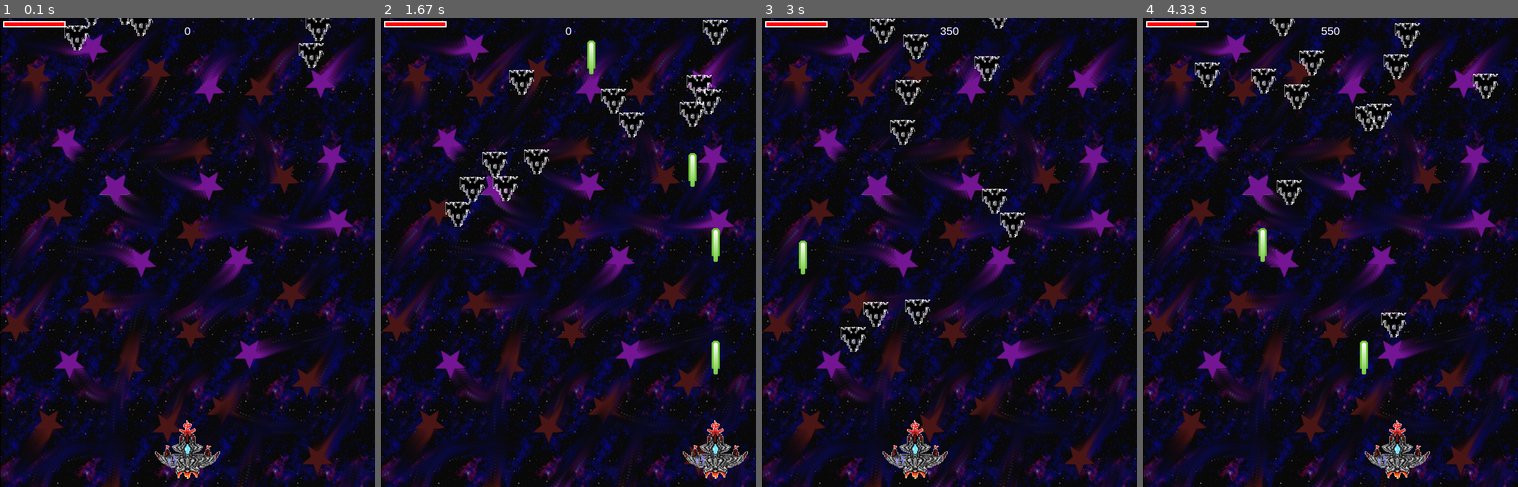
Above: before the commit, frames 1-4 (left to right).
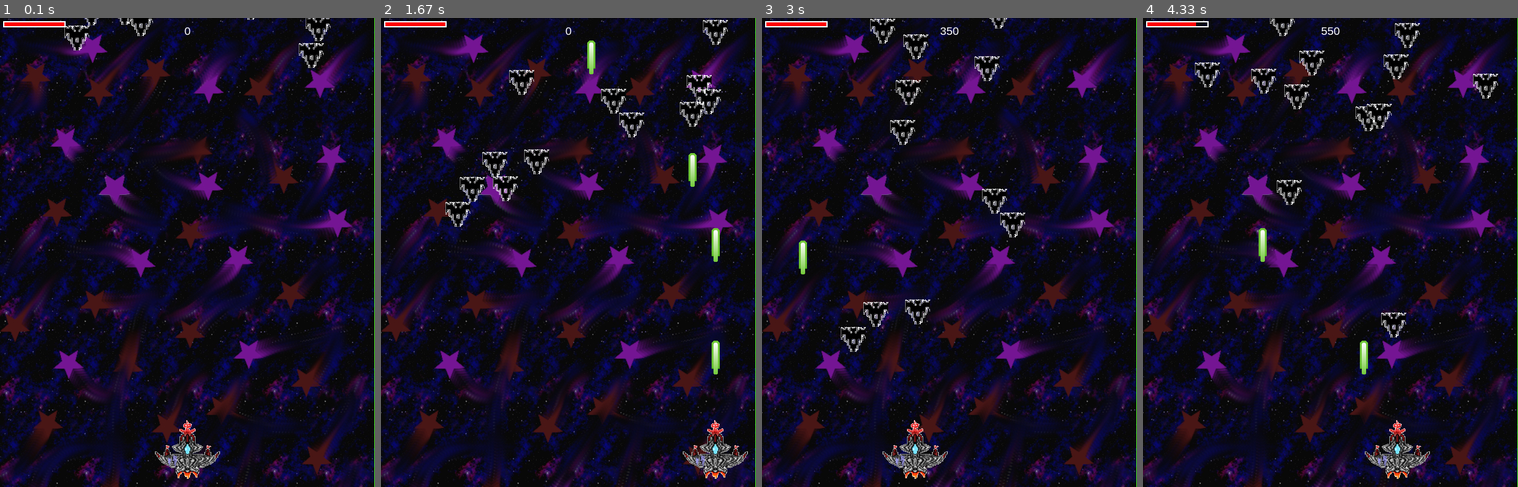
Above: after the commit, the same moments.

Repository: Exllent/Pygame
Game: pygame game, started from game.py
Same seed, same stepped clock (60 frames per second), same inputs: the game is played once before the commit and once after it.
Inputs:
- Up to frame 1 (0.1 s): no input
- Up to frame 2 (1.67 s): tap Space at 0.33, 0.73, 1.03, 1.23, 1.53 s; hold Right 0.67-1.13 s; hold Right 1.17-1.63 s
- Up to frame 3 (3 s): hold Left 1.67-2.2 s; tap Space at 1.73, 2.03, 2.3, 2.6, 2.73 s; hold Left 2.23-2.63 s; hold Right from 2.67 s (still down)
- Up to frame 4 (4.33 s): tap Space at 3.03, 3.4, 3.7, 3.9, 4.2 s; release Right at 3.3 s; hold Left 3.33-3.8 s; hold Right 3.83-4.3 s

The runs differ from the first frame. In frame 1, 2.8% of the frame differs, in the area x 0-100%, y 0-100%; in frame 2, 2.7%; in frame 3, 2.8%; in frame 4, 2.8%.

Commit message:
before upgrade

Diff:
--- a/bullet.py
+++ b/bullet.py
@@ -1,3 +1,19 @@
 import pygame
-from game import bullet_img
-from game import BLACK
+from images import Images
+from params import BLACK
+
+
+class Bullet(pygame.sprite.Sprite, Images):
+    def __init__(self, x, y):
+        pygame.sprite.Sprite.__init__(self)
+        self.image = self.bullet_img
+        self.image.set_colorkey(BLACK)
+        self.rect = self.image.get_rect()
+        self.rect.bottom = y
+        self.rect.centerx = x
+        self.speedy = -10
+
+    def update(self):
+        self.rect.y += self.speedy
+        if self.rect.bottom < 0:
+            self.kill()
--- a/enemies.py
+++ b/enemies.py
@@ -1,12 +1,15 @@
 import pygame
 import random
+from params import HEIGHT
+from images import Images
+from sprites import Sprites
 
 
-class Enemies(pygame.sprite.Sprite):
-    def __init__(self, HEIGHT, enemies_img):
+class Enemies(pygame.sprite.Sprite, Images):
+    def __init__(self):
         pygame.sprite.Sprite.__init__(self)
         self.HEIGHT = HEIGHT
-        self.image = enemies_img
+        self.image = self.enemies_img
         self.image = pygame.transform.rotate(self.image, 180)
         self.image.set_colorkey((255, 255, 255))
         self.rect = self.image.get_rect(center=(random.randint(50, 550), 0))
@@ -15,6 +18,22 @@
 
     def update(self):
         self.rect.y += self.speed_y
-        if self.rect.top > self.HEIGHT:
+        if self.rect.top > HEIGHT:
             self.rect.x = random.randrange(50, 550)
             self.rect.y = random.randrange(1, 4)
+
+    @staticmethod
+    def spawnmobs():
+        e = Enemies()
+        Sprites.all_sprites.add(e)
+        Sprites.enemies.add(e)
+
+# def newenemies():
+
+
+
+x = [Enemies.spawnmobs() for i in range(12)]
+
+#
+# for i in range(12):
+#     newenemies()
--- a/game.py
+++ b/game.py
@@ -1,122 +1,44 @@
+from images import Images
+from sounds import *
 import pygame
-from os import path
-from player import Player
+from params import *
+from points import draw_text
+from health import draw_health_bar
+from sprites import Sprites
 from enemies import Enemies
 
 # Frozen Jam от tgfcoder <https://twitter.com/tgfcoder>
 # под лицензией CC-BY-3 <http://creativecommons.org/licenses/by/3.0/>
-img_dir = path.join(path.dirname(__file__), "images")
-snd_dir = path.join(path.dirname(__file__), "sounds")
-WIDTH = 600
-HEIGHT = 750
-FPS = 60
-# set color
-WHITE = (255, 255, 255)
-BLACK = (0, 0, 0)
-RED = (255, 0, 0)
-GREEN = (0, 255, 0)
-BLUE = (0, 0, 255)
-YELLOW = (255, 255, 0)
 
-flags = pygame.SHOWN
-pygame.init()
-pygame.mixer.init()
-screen = pygame.display.set_mode((WIDTH, HEIGHT), flags=flags)
-pygame.display.set_caption("Space adventures")
-pygame.display.set_icon(pygame.image.load(path.join(img_dir, "joy.png")))
 clock = pygame.time.Clock()
 pygame.time.set_timer(pygame.USEREVENT, 1)
 
-font_name = pygame.font.match_font("arial")
-
-
-def draw_text(surf, text, size, x, y):
-    font = pygame.font.Font(font_name, size)
-    text_surface = font.render(text, True, WHITE)
-    text_rect = text_surface.get_rect()
-    text_rect.midtop = (x, y)
-    surf.blit(text_surface, text_rect)
-
-
-def newenemies():
-    e = Enemies(HEIGHT, enemies_img)
-    all_sprites.add(e)
-    enemies.add(e)
-
-
-def draw_shield_bar(surf, x, y, pct):
-    if pct < 0:
-        pct = 0
-    bar_length = 100
-    bar_height = 10
-    fill = (pct / 100) * bar_length
-    outline_rect = pygame.Rect(x, y, bar_length, bar_height)
-    fill_rect = pygame.Rect(x, y, fill, bar_height)
-    pygame.draw.rect(surf, RED, fill_rect)
-    pygame.draw.rect(surf, WHITE, outline_rect, 2)
-
-
-class Bullet(pygame.sprite.Sprite):
-    def __init__(self, x, y):
-        pygame.sprite.Sprite.__init__(self)
-        self.image = bullet_img
-        self.image.set_colorkey(BLACK)
-        self.rect = self.image.get_rect()
-        self.rect.bottom = y
-        self.rect.centerx = x
-        self.speedy = -10
-
-    def update(self):
-        self.rect.y += self.speedy
-        if self.rect.bottom < 0:
-            self.kill()
-
-
-background = pygame.image.load(path.join(img_dir, "back2.jpg")).convert_alpha()
-background_rect = background.get_rect()
-background_rect.x = 1
-player_img = pygame.image.load(path.join(img_dir, "spa2.png")).convert()
-enemies_img = pygame.image.load(path.join(img_dir, "enemy.jpg")).convert()
-bullet_img = pygame.image.load(path.join(img_dir, "laserGreen10.png")).convert()
-shoot_sound = pygame.mixer.Sound(path.join(snd_dir, "pew.wav"))
-expl_sound = pygame.mixer.Sound(path.join(snd_dir, "expl6.wav"))
-pygame.mixer.music.load(path.join(snd_dir, "tgfcoder-FrozenJam-SeamlessLoop.ogg"))
-pygame.mixer.music.play(loops=-1)
-all_sprites = pygame.sprite.Group()
-enemies = pygame.sprite.Group()
-bullets = pygame.sprite.Group()
-player = Player(BLACK, WIDTH, HEIGHT, player_img, all_sprites, shoot_sound, bullets, Bullet)
-all_sprites.add(player)
-for i in range(12):
-    newenemies()
-
 score = 0
-
 checkpoint = True
 while checkpoint:
     clock.tick(FPS)
     for event in pygame.event.get():
         if event.type == pygame.QUIT:
             checkpoint = False
-    all_sprites.update()
+    Sprites.all_sprites.update()
 
-    hits = pygame.sprite.groupcollide(enemies, bullets, True, True)
+    hits = pygame.sprite.groupcollide(Sprites.enemies, Sprites.bullets, True, True)
     for hit in hits:
         expl_sound.play().set_volume(0.2)
         score += 50
-        newenemies()
+        Enemies.spawnmobs()
 
-    hits = pygame.sprite.spritecollide(player, enemies, True, pygame.sprite.collide_circle)
+    hits = pygame.sprite.spritecollide(Sprites.player, Sprites.enemies, True, pygame.sprite.collide_circle)
     for hit in hits:
-        player.shield -= 10
-        newenemies()
-        if player.shield <= 0:
+        Sprites.player.shield -= 10
+        Enemies.spawnmobs()
+        if Sprites.player.shield <= 0:
             checkpoint = False
 
-    screen.blit(background, background_rect)
-    all_sprites.draw(screen)
-    draw_text(screen, str(score), 18, WIDTH // 2, 10)
-    draw_shield_bar(screen, 5, 5, player.shield)
+    Images.screen.blit(Images.background, Images.background_rect)
+    Sprites.all_sprites.draw(Images.screen)
+    draw_text(Images.screen, str(score), 18, WIDTH // 2, 10)
+    draw_health_bar(Images.screen, 5, 5, Sprites.player.shield)
     pygame.display.update()
 
 pygame.quit()
--- /dev/null
+++ b/health.py
@@ -0,0 +1,14 @@
+import pygame
+from params import RED, WHITE
+
+
+def draw_health_bar(surf, x, y, pct):
+    if pct < 0:
+        pct = 0
+    bar_length = 100
+    bar_height = 10
+    fill = (pct / 100) * bar_length
+    outline_rect = pygame.Rect(x, y, bar_length, bar_height)
+    fill_rect = pygame.Rect(x, y, fill, bar_height)
+    pygame.draw.rect(surf, RED, fill_rect)
+    pygame.draw.rect(surf, WHITE, outline_rect, 2)
--- /dev/null
+++ b/images.py
@@ -0,0 +1,18 @@
+import pygame
+from os import path
+
+WIDTH = 600
+HEIGHT = 750
+
+
+class Images:
+    pygame.init()
+    screen = pygame.display.set_mode((WIDTH, HEIGHT))
+    img_dir = path.join(path.dirname(__file__), "images")
+    background = pygame.image.load(path.join(img_dir, "back2.jpg")).convert_alpha()
+    background_rect = background.get_rect()
+    enemies_img = pygame.image.load(path.join(img_dir, "enemy.jpg")).convert()
+    bullet_img = pygame.image.load(path.join(img_dir, "laserGreen10.png")).convert()
+    pygame.display.set_caption("Space adventures")
+    pygame.display.set_icon(pygame.image.load(path.join(img_dir, "joy.png")))
+    player_img = pygame.image.load(path.join(img_dir, "spa2.png")).convert()
--- /dev/null
+++ b/params.py
@@ -0,0 +1,14 @@
+class Param:
+    pass
+
+
+WIDTH = 600
+HEIGHT = 750
+FPS = 60
+
+WHITE = (255, 255, 255)
+BLACK = (0, 0, 0)
+RED = (255, 0, 0)
+GREEN = (0, 255, 0)
+BLUE = (0, 0, 255)
+YELLOW = (255, 255, 0)
--- a/player.py
+++ b/player.py
@@ -1,17 +1,19 @@
 import pygame
+from params import *
+from images import Images
+from bullet import Bullet
+from sounds import shoot_sound
 
 
-class Player(pygame.sprite.Sprite):
-    def __init__(self, BLACK, WIDTH, HEIGHT, player_img, all_sprites, shoot_sound, bullets, Bullet):
+class Player(pygame.sprite.Sprite, Images):
+    def __init__(self, all_sprites, bullets):
         pygame.sprite.Sprite.__init__(self)
         self.all_sprites = all_sprites
         self.shoot_sound = shoot_sound
         self.bullets = bullets
-        self.WIDTH = WIDTH
-        self.Bullet = Bullet
         self.speed_x = None
         self.shield = 100
-        self.image = player_img
+        self.image = self.player_img
         self.image.set_colorkey(BLACK)
         self.rect = self.image.get_rect()
         self.radius = 40
@@ -34,8 +36,8 @@
         if key[pygame.K_SPACE]:
             self.shoots()
         self.rect.x += self.speed_x
-        if self.rect.right > self.WIDTH:
-            self.rect.right = self.WIDTH
+        if self.rect.right > WIDTH:
+            self.rect.right = WIDTH
         if self.rect.left < 0:
             self.rect.left = 0
 
@@ -43,7 +45,7 @@
         now = pygame.time.get_ticks()
         if now - self.last_shoot > self.shoot_delay:
             self.last_shoot = now
-            bullet = self.Bullet(self.rect.centerx, self.rect.top)
+            bullet = Bullet(self.rect.centerx, self.rect.top)
             self.all_sprites.add(bullet)
             self.bullets.add(bullet)
             self.shoot_sound.play().set_volume(0.15)
--- /dev/null
+++ b/points.py
@@ -0,0 +1,11 @@
+import pygame
+from params import WHITE
+
+
+def draw_text(surf, text, size, x, y):
+    font_name = pygame.font.match_font("arial")
+    font = pygame.font.Font(font_name, size)
+    text_surface = font.render(text, True, WHITE)
+    text_rect = text_surface.get_rect()
+    text_rect.midtop = (x, y)
+    surf.blit(text_surface, text_rect)
--- /dev/null
+++ b/sounds.py
@@ -0,0 +1,8 @@
+import pygame
+from os import path
+
+snd_dir = path.join(path.dirname(__file__), "sounds")
+shoot_sound = pygame.mixer.Sound(path.join(snd_dir, "pew.wav"))
+expl_sound = pygame.mixer.Sound(path.join(snd_dir, "expl6.wav"))
+pygame.mixer.music.load(path.join(snd_dir, "tgfcoder-FrozenJam-SeamlessLoop.ogg"))
+pygame.mixer.music.play(loops=-1)
--- /dev/null
+++ b/sprites.py
@@ -0,0 +1,10 @@
+import pygame
+from player import Player
+
+
+class Sprites:
+    all_sprites = pygame.sprite.Group()
+    enemies = pygame.sprite.Group()
+    bullets = pygame.sprite.Group()
+    player = Player(all_sprites, bullets)
+    all_sprites.add(player)
